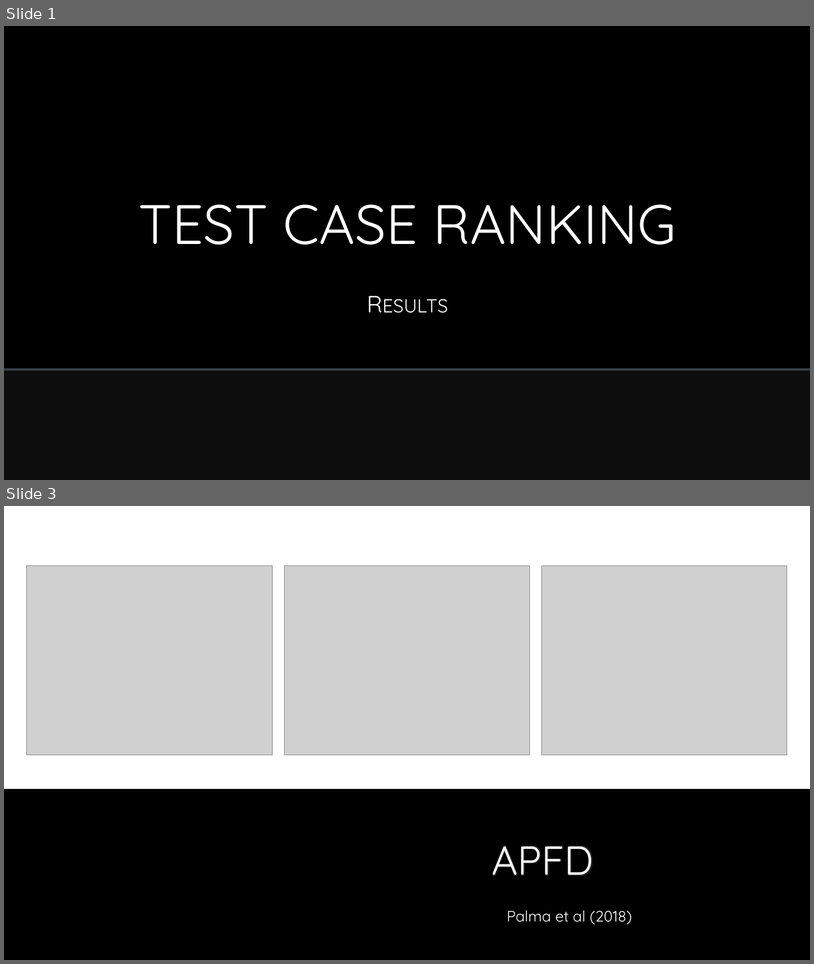
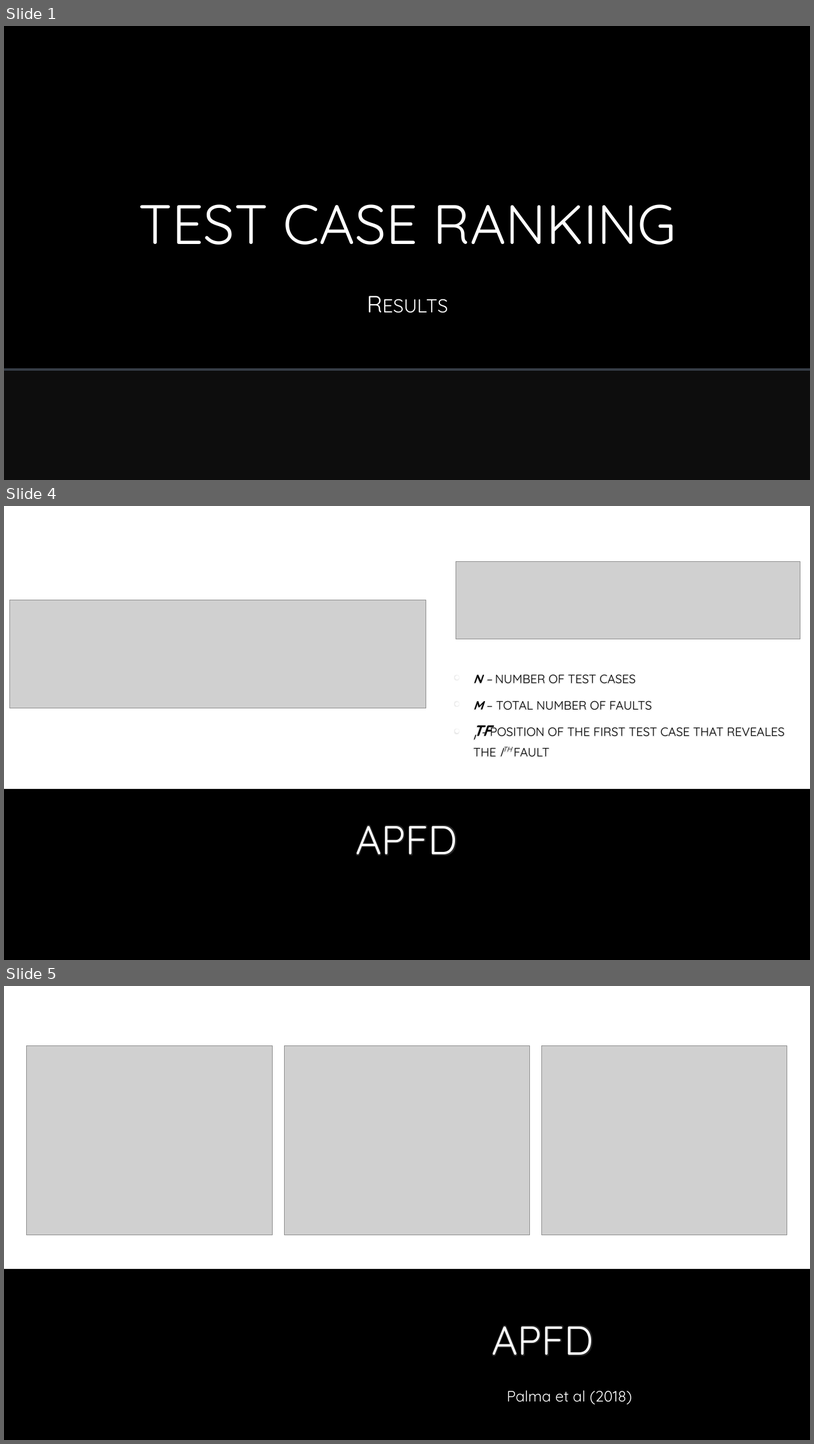
Before and after one commit to johnnylousas/Master-Thesis, a slide deck: presentations/resultsAPFD.pptx. Shown one above the other, each under a label of ours: slides 1 and 3 before the commit, slides 1, 4 and 5 after it; the slides between them are not shown. The pictures are 814x964 and 814x1444 pixels, drawn with LibreOffice and Linux fonts; fonts in the diff are those of the drawing; grey boxes stand for pictures; background and template pictures are left out. Boxes give left, top, right and bottom in pixels: in the first picture for what was removed or moved away, otherwise in the second. Text is boxed around its words. In the diff, an @@ line names an element or a change of style, - is before the commit and + after.

```diff
--- a/presentations/resultsAPFD.pptx
+++ b/presentations/resultsAPFD.pptx
@@ slide 4 added at [4,506,810,960], background picture (left out) @@
@@ rectangle added at [4,506,810,789], fill #FFFFFF @@
@@ picture added at [456,562,801,639] @@
@@ picture added at [9,600,426,708] @@
@@ text added at [474,674,785,757], 18 pt, text #000000, small capitals @@
+• n – number of test cases
+• m – total number of faults
+• TFi - position of the first test case that reveales the ith fault
@@ title added at [356,825,458,855], 48 pt, text gradient #FFFFFF to #A6A6A6 @@
+APFD
@@ what was slide 3 is now slide 5 @@
```
Also in this commit, not shown: 2 other slides added.
